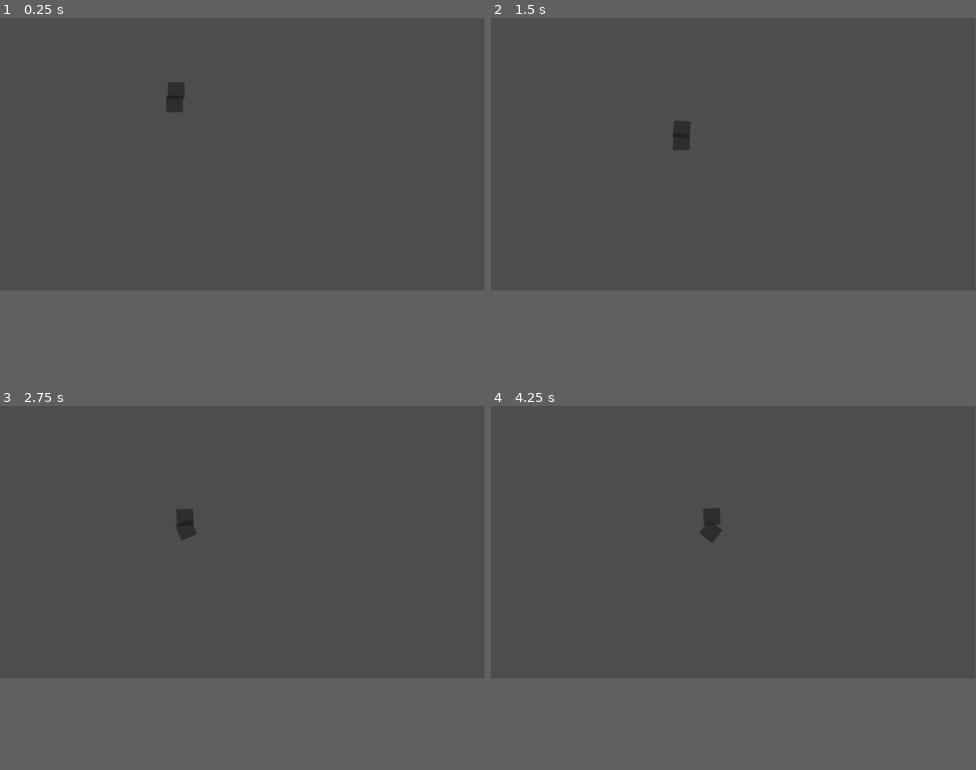
Above: before the commit, frames 1-4 (two rows, left to right).
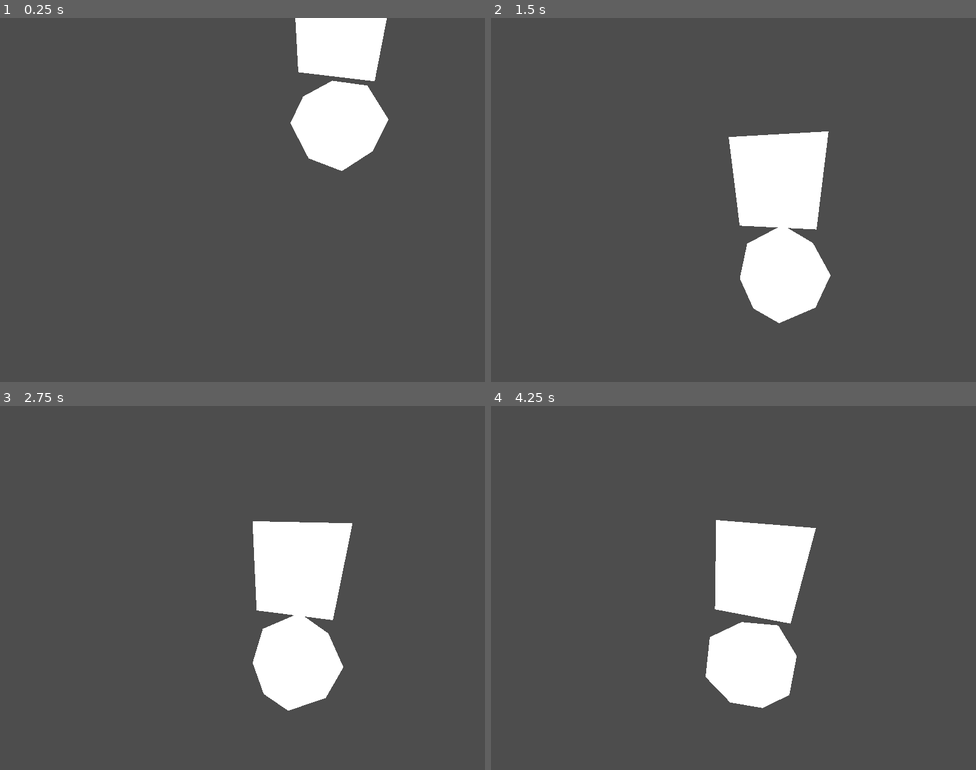
Above: after the commit, the same moments.

Repository: tombuben/KrehkeRobotickeSpoje
Game: Godot game, scene res://level_1.tscn
Same seed, same stepped clock (60 frames per second), same inputs: the game is played once before the commit and once after it. The project has no main scene, so this scene is started directly.
Inputs:
- Up to frame 1 (0.25 s): no input
- Up to frame 2 (1.5 s): hold D (Player1Right) 0.53-1.28 s; tap J (Player2Left, bound only after the commit) at 0.6 s; tap L (Player2Right, bound only after the commit) at 0.8, 1.35 s; hold A (Player1Left) from 1.28 s (still down)
- Up to frame 3 (2.75 s): tap J (Player2Left, bound only after the commit) at 1.55, 2.1 s; release A (Player1Left) at 2.03 s; hold D (Player1Right) from 2.03 s (still down); tap L (Player2Right, bound only after the commit) at 2.3 s
- Up to frame 4 (4.25 s): tap L (Player2Right, bound only after the commit) at 2.85, 3.8 s; tap J (Player2Left, bound only after the commit) at 3.05, 3.6 s; release D (Player1Right) at 3.53 s; hold A (Player1Left) from 3.53 s (still down)
In our replay, the window is 799x449 before the commit and 800x600 after it. These sizes can differ from the game's own. Grey fills any space a smaller window leaves; there, only what the larger window draws over its background counts as a difference.

The runs differ from the first frame. In frame 1, 6.5% of the frame differs, in the area x 34-81%, y 0-42%; in frame 2, 8.4%; in frame 3, 8.4%, in the area x 36-73%, y 28-84%; in frame 4, 8.4%.

Commit message:
pandulak

Diff:
--- a/kolo.gd
+++ b/kolo.gd
@@ -1,14 +1,30 @@
-extends RigidBody2D
+class_name kolo extends RigidBody2D
 
+@export var torque_strength : float = 1000
+@export var player : int = 0
+
+var is_controller = false
+
+var right_action : String = ""
+var left_action : String = ""
+
+func init_kolo(set_player : int):
+	if set_player == 1:
+		right_action = "Player1Right"
+		left_action = "Player1Left"
+		is_controller = true
+	elif set_player == 2:
+		right_action = "Player2Right"
+		left_action = "Player2Left"
+		is_controller = true
 
 # Called when the node enters the scene tree for the first time.
 func _ready():
-	pass # Replace with function body.
+	init_kolo(player)
 
 
 # Called every frame. 'delta' is the elapsed time since the previous frame.
 func _physics_process(delta):
-	if Input.is_action_pressed("Player1Right"):
-		apply_torque_impulse(100.0)
-	if Input.is_action_pressed("Player1Left"):
-		apply_torque_impulse(-100.0)
+	if is_controller:
+		var velocity = Input.get_axis(right_action, left_action)
+		apply_torque_impulse(torque_strength * velocity)
--- a/level_1.tscn
+++ b/level_1.tscn
@@ -1,12 +1,6 @@
-[gd_scene load_steps=4 format=3 uid="uid://bengtiruay3eo"]
+[gd_scene load_steps=2 format=3 uid="uid://bengtiruay3eo"]
 
-[ext_resource type="Script" path="res://kolo.gd" id="1_m5ij5"]
-
-[sub_resource type="CircleShape2D" id="CircleShape2D_k35wg"]
-radius = 20.025
-
-[sub_resource type="CapsuleShape2D" id="CapsuleShape2D_eivqm"]
-height = 83.27
+[ext_resource type="PackedScene" uid="uid://d2myyy2dlm4ti" path="res://pandulak.tscn" id="1_1j5ko"]
 
 [node name="Level1" type="Node2D"]
 
@@ -14,41 +8,8 @@
 position = Vector2(49.785, 0)
 
 [node name="CollisionPolygon2D" type="CollisionPolygon2D" parent="StaticBody2D"]
-polygon = PackedVector2Array(138, 436, 119, 324, 942, 307, 907, 454)
+position = Vector2(-211.785, 232)
+polygon = PackedVector2Array(138, 436, 113, 265, 142, 159, 319, 171, 441, 200, 465, 221, 503, 234, 535, 254, 565.057, 270.39, 1371, 280, 1408, 453)
 
-[node name="pandulak" type="Node2D" parent="."]
-position = Vector2(419, 178)
-
-[node name="kolo" type="RigidBody2D" parent="pandulak"]
-center_of_mass_mode = 1
-script = ExtResource("1_m5ij5")
-
-[node name="CollisionShape2D" type="CollisionShape2D" parent="pandulak/kolo"]
-shape = SubResource("CircleShape2D_k35wg")
-
-[node name="Panel" type="Panel" parent="pandulak/kolo"]
-offset_left = -24.0
-offset_top = -22.0
-offset_right = 16.0
-offset_bottom = 18.0
-metadata/_edit_use_anchors_ = true
-
-[node name="PinJoint2D" type="PinJoint2D" parent="pandulak"]
-node_a = NodePath("../kolo")
-node_b = NodePath("../telo")
-
-[node name="telo" type="RigidBody2D" parent="pandulak"]
-position = Vector2(0, -32.635)
-collision_layer = 0
-collision_mask = 0
-center_of_mass_mode = 1
-center_of_mass = Vector2(0, 100)
-
-[node name="Panel" type="Panel" parent="pandulak/telo"]
-offset_left = -20.0
-offset_top = -21.365
-offset_right = 20.0
-offset_bottom = 18.635
-
-[node name="CollisionShape2D" type="CollisionShape2D" parent="pandulak/telo"]
-shape = SubResource("CapsuleShape2D_eivqm")
+[node name="pandulak" parent="." instance=ExtResource("1_1j5ko")]
+position = Vector2(559, 147)
--- /dev/null
+++ b/pandulak.tscn
@@ -0,0 +1,48 @@
+[gd_scene load_steps=6 format=3 uid="uid://d2myyy2dlm4ti"]
+
+[ext_resource type="Script" path="res://kolo.gd" id="1_8e416"]
+[ext_resource type="Script" path="res://pandulak_script.gd" id="1_j6uh4"]
+
+[sub_resource type="PhysicsMaterial" id="PhysicsMaterial_87njb"]
+rough = true
+bounce = 0.1
+
+[sub_resource type="CircleShape2D" id="CircleShape2D_k35wg"]
+radius = 80.0
+
+[sub_resource type="CapsuleShape2D" id="CapsuleShape2D_eivqm"]
+height = 83.27
+
+[node name="pandulak" type="Node2D"]
+position = Vector2(1, 2)
+script = ExtResource("1_j6uh4")
+
+[node name="kolo" type="RigidBody2D" parent="."]
+physics_material_override = SubResource("PhysicsMaterial_87njb")
+center_of_mass_mode = 1
+script = ExtResource("1_8e416")
+player = 1
+
+[node name="CollisionShape2D" type="CollisionShape2D" parent="kolo"]
+scale = Vector2(1, 0.95)
+shape = SubResource("CircleShape2D_k35wg")
+
+[node name="Polygon2D" type="Polygon2D" parent="kolo"]
+polygon = PackedVector2Array(-80, -2, -59, -46, -11, -72, 47, -64, 82, -8, 56, 44, 5, 77, -50, 56)
+
+[node name="PinJoint2D" type="PinJoint2D" parent="."]
+node_a = NodePath("../kolo")
+node_b = NodePath("../telo")
+
+[node name="telo" type="RigidBody2D" parent="."]
+position = Vector2(0, -130)
+collision_layer = 0
+collision_mask = 0
+center_of_mass_mode = 1
+center_of_mass = Vector2(0, 400)
+
+[node name="CollisionShape2D" type="CollisionShape2D" parent="telo"]
+shape = SubResource("CapsuleShape2D_eivqm")
+
+[node name="Polygon2D" type="Polygon2D" parent="telo"]
+polygon = PackedVector2Array(-67, 44, -75, -103, 90, -101, 59, 59)
--- /dev/null
+++ b/pandulak_script.gd
@@ -0,0 +1,10 @@
+extends Node2D
+
+@export var player : int = 1
+# Called when the node enters the scene tree for the first time.
+func _ready():
+	pass # Replace with function body.
+
+# Called every frame. 'delta' is the elapsed time since the previous frame.
+func _process(delta):
+	pass
--- a/project.godot
+++ b/project.godot
@@ -14,16 +14,35 @@
 config/features=PackedStringArray("4.2", "GL Compatibility")
 config/icon="res://icon.svg"
 
+[display]
+
+window/size/viewport_width=800
+window/size/viewport_height=600
+
 [input]
 
 Player1Left={
 "deadzone": 0.5,
 "events": [Object(InputEventKey,"resource_local_to_scene":false,"resource_name":"","device":-1,"window_id":0,"alt_pressed":false,"shift_pressed":false,"ctrl_pressed":false,"meta_pressed":false,"pressed":false,"keycode":0,"physical_keycode":65,"key_label":0,"unicode":97,"echo":false,"script":null)
+, Object(InputEventJoypadMotion,"resource_local_to_scene":false,"resource_name":"","device":0,"axis":0,"axis_value":-1.0,"script":null)
 ]
 }
 Player1Right={
 "deadzone": 0.5,
 "events": [Object(InputEventKey,"resource_local_to_scene":false,"resource_name":"","device":-1,"window_id":0,"alt_pressed":false,"shift_pressed":false,"ctrl_pressed":false,"meta_pressed":false,"pressed":false,"keycode":0,"physical_keycode":68,"key_label":0,"unicode":100,"echo":false,"script":null)
+, Object(InputEventJoypadMotion,"resource_local_to_scene":false,"resource_name":"","device":0,"axis":0,"axis_value":1.0,"script":null)
+]
+}
+Player2Left={
+"deadzone": 0.5,
+"events": [Object(InputEventKey,"resource_local_to_scene":false,"resource_name":"","device":-1,"window_id":0,"alt_pressed":false,"shift_pressed":false,"ctrl_pressed":false,"meta_pressed":false,"pressed":false,"keycode":0,"physical_keycode":74,"key_label":0,"unicode":106,"echo":false,"script":null)
+, Object(InputEventJoypadMotion,"resource_local_to_scene":false,"resource_name":"","device":1,"axis":0,"axis_value":-1.0,"script":null)
+]
+}
+Player2Right={
+"deadzone": 0.5,
+"events": [Object(InputEventKey,"resource_local_to_scene":false,"resource_name":"","device":-1,"window_id":0,"alt_pressed":false,"shift_pressed":false,"ctrl_pressed":false,"meta_pressed":false,"pressed":false,"keycode":0,"physical_keycode":76,"key_label":0,"unicode":108,"echo":false,"script":null)
+, Object(InputEventJoypadMotion,"resource_local_to_scene":false,"resource_name":"","device":1,"axis":0,"axis_value":1.0,"script":null)
 ]
 }
 
